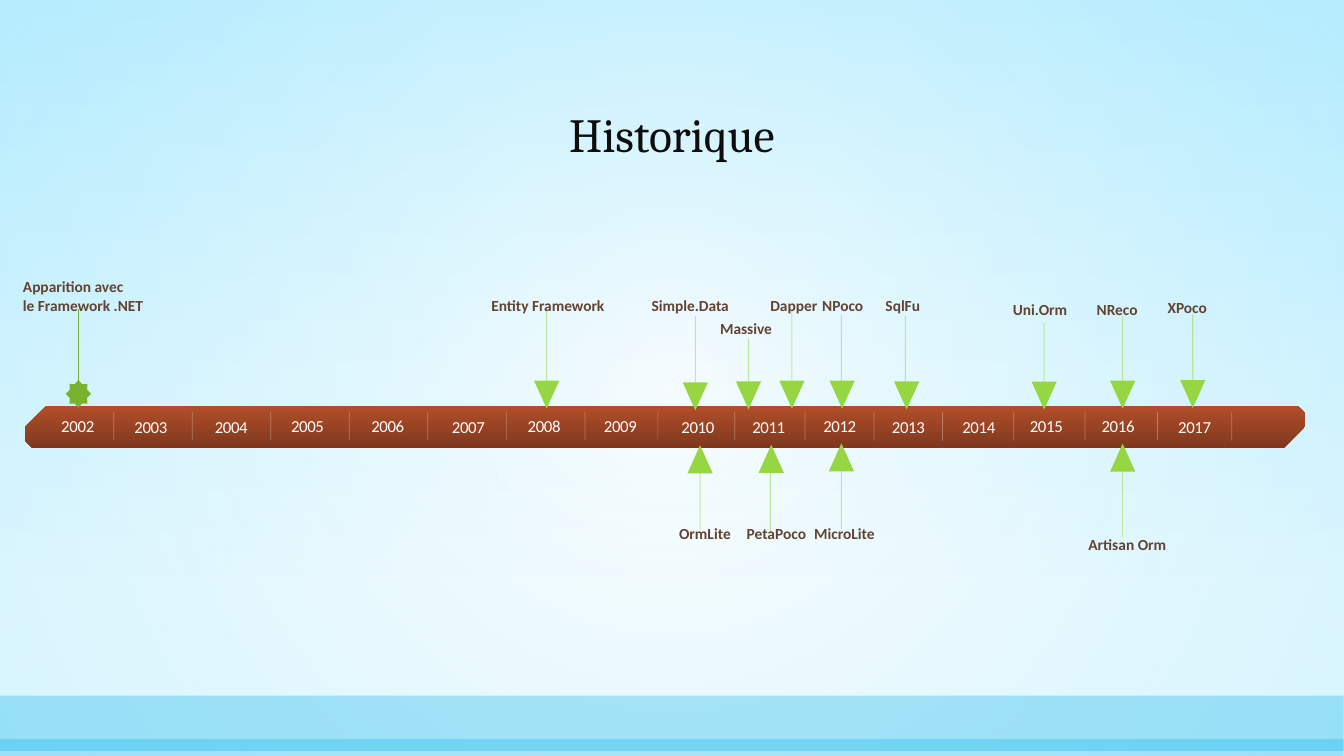
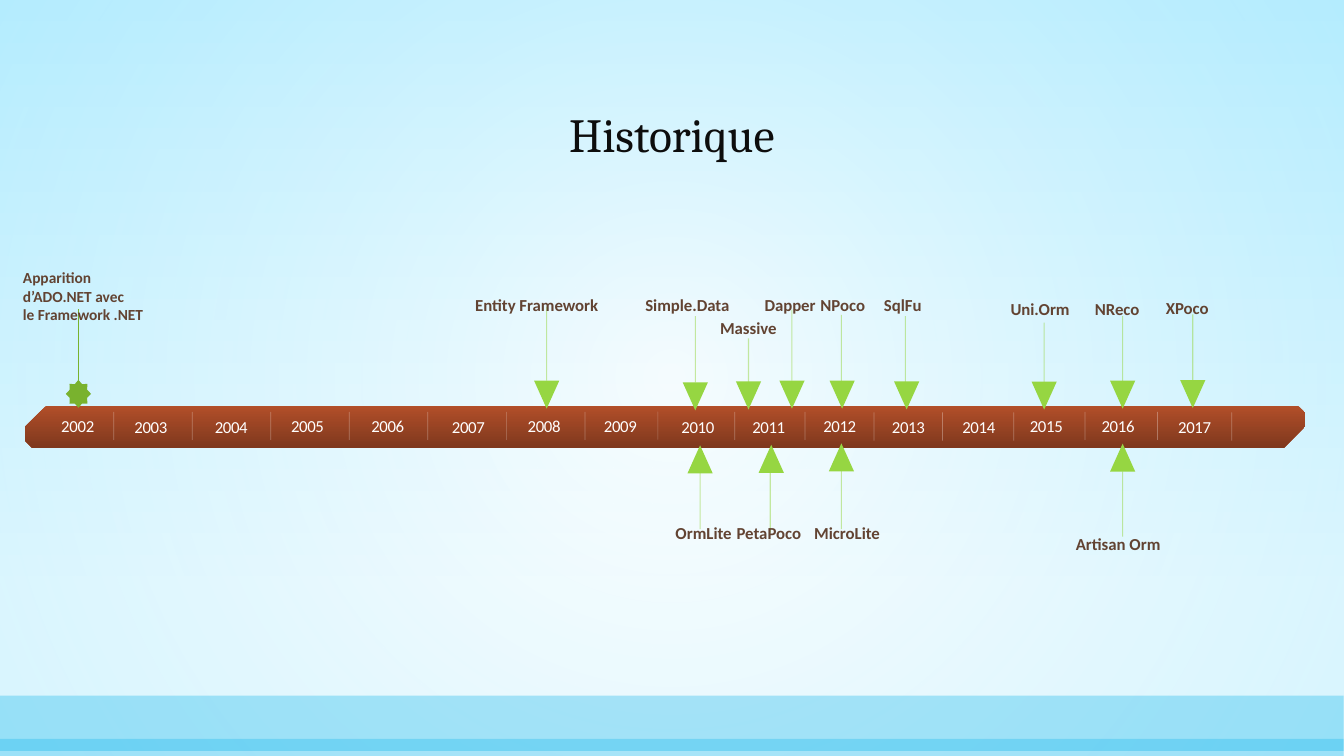
Before and after one commit to AnthonyGiretti/MicroOrmDemo.net, a slide deck: slide 6 of Items/Les Micro Orm, alternatives à Entity Framework.pptx (slide 4 before the commit). Drawn at 1344x756 pixels with LibreOffice and Linux fonts; fonts in the diff are those of the drawing. Boxes give left, top, right and bottom in pixels: in the first picture for what was removed or moved away, otherwise in the second. Text is boxed around its words. In the diff, an @@ line names an element or a change of style, - is before the commit and + after.

```diff
--- a/Items/Les Micro Orm, alternatives à Entity Framework.pptx
+++ b/Items/Les Micro Orm, alternatives à Entity Framework.pptx
@@ text at [23, 272, 124, 302]: text changed @@
-Apparition avec
+Apparition d’ADO.NET avec
@@ text "Entity Framework": place and size @@
-text "Entity Framework" at [491, 300, 604, 316]
+text "Entity Framework" at [475, 299, 598, 316]
@@ text "PetaPoco": place and size @@
-text "PetaPoco" at [747, 525, 806, 539]
+text "PetaPoco" at [737, 526, 802, 539]
@@ size 11 to 12 pt in 13 elements at [720, 322, 776, 339], [884, 299, 922, 314], [814, 526, 880, 539], [820, 300, 865, 316], [1011, 303, 1070, 315], [1095, 304, 1140, 320], [1166, 303, 1209, 318], [765, 300, 816, 316], [675, 526, 731, 539], [645, 299, 729, 314], [737, 526, 802, 539], [475, 299, 598, 316], [1076, 538, 1160, 550] @@
@@ text "Artisan Orm": place and size @@
-text "Artisan Orm" at [1088, 536, 1166, 550]
+text "Artisan Orm" at [1076, 538, 1160, 550]
```
Also in this commit, not shown: 3 other slides changed, 3 slides added.
